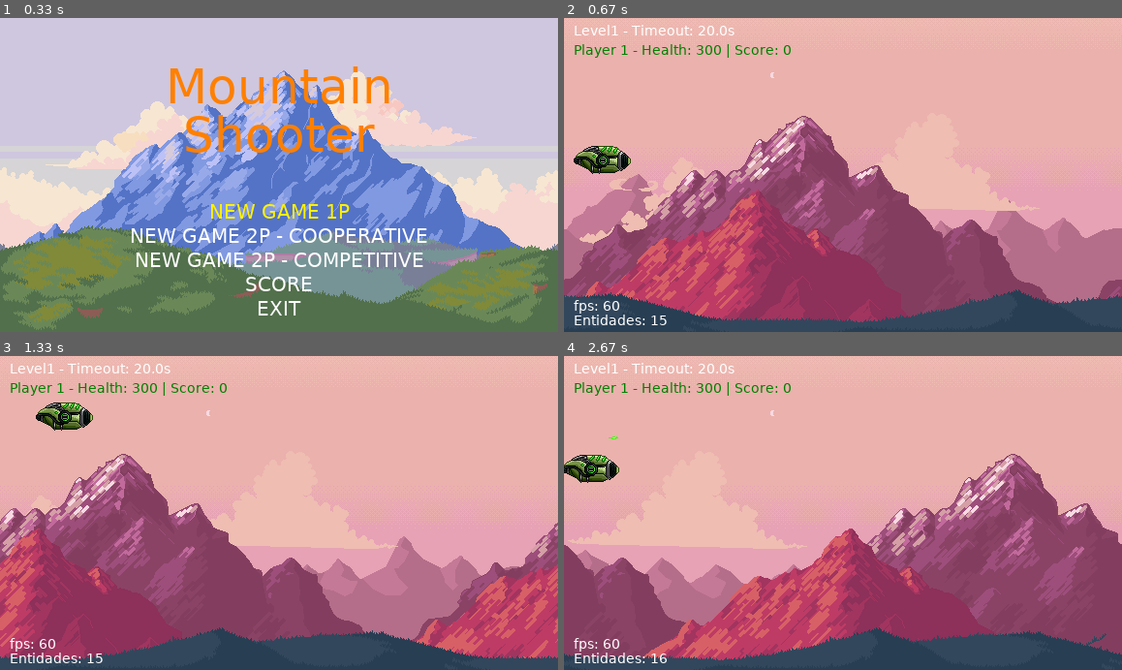
Above: before the commit, frames 1-4 (two rows, left to right).
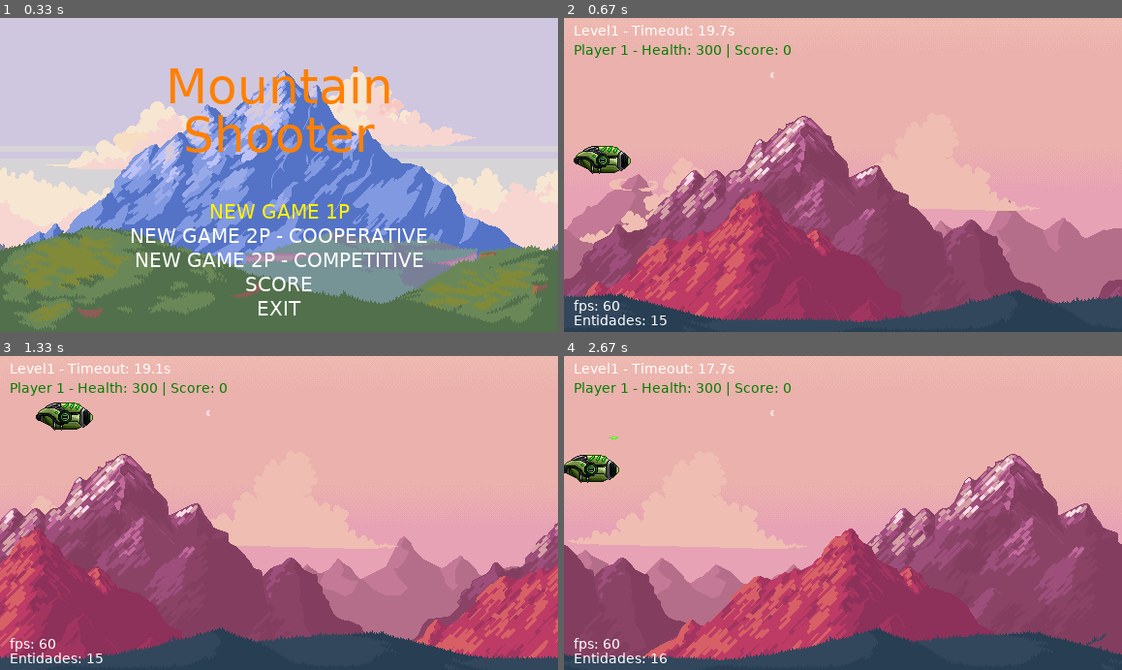
Above: after the commit, the same moments.

Repository: Rafaellincon2022/ProjetoPygame
Game: pygame game, started from main.py
The game is run twice, just before and just after one commit, with the same random seed, the same clock (stepped at 60 frames per second) and the same inputs.
Inputs:
- Up to frame 1 (0.33 s): no input
- Up to frame 2 (0.67 s): tap Enter at 0.33 s
- Up to frame 3 (1.33 s): hold Up 0.67-1.13 s; hold Right from 1.17 s (still down); tap Right Ctrl at 1.23 s
- Up to frame 4 (2.67 s): tap Right Ctrl at 1.53, 1.73, 2.03, 2.3, 2.63 s; release Right at 1.63 s; hold Left 1.67-2.2 s; hold Down 2.23-2.53 s; hold Left from 2.57 s (still down)

Frame 1 is identical in both runs. In frame 2, less than 0.1% of the frame differs, in the area x 24-30%, y 2-6%; in frame 3, less than 0.1%; in frame 4, less than 0.1%.

Commit message:
Implementação do Level 2

Diff:
--- a/code/const.py
+++ b/code/const.py
@@ -56,6 +56,8 @@
 
 EVENT_ENEMY = pygame.USEREVENT + 1
 
+EVENT_TIMEOUT = pygame.USEREVENT + 2
+
 ENTITY_SPEED = {
     'Level1Bg0': 0,
     'Level1Bg1': 1,
@@ -64,6 +66,11 @@
     'Level1Bg4': 4,
     'Level1Bg5': 5,
     'Level1Bg6': 6,
+    'Level2Bg0': 0,
+    'Level2Bg1': 1,
+    'Level2Bg2': 2,
+    'Level2Bg3': 3,
+    'Level2Bg4': 4,
     'Player1': 3,
     'Player1Shot': 1,
     'Player2': 3,
@@ -126,6 +133,10 @@
 # Constantes que iniciam com S
 SPAWN_TIMER = 4000
 
+# Constantes que iniciam com T
+TIMEOUT_STEP = 100
+TIMEOUT_LEVEL = 20000
+
 # Constantes que iniciam com W
 WINDOW_WIDTH = 576
 WINDOW_HEIGHT = 324
--- a/code/entity_Factory.py
+++ b/code/entity_Factory.py
@@ -16,11 +16,22 @@
         match entity_name:
             case 'Level1Bg':
                 list_bg = []
+                # Laço referente às 7 imagens do level 1
                 for i in range(7):
                     # Precisamos inserir 7 imagens inicialmente
                     list_bg.append(Background(f'Level1Bg{i}', (0,0)))
                     # Inserimos + 7 totalizando 14. Dessa forma, as 7 primeiras acabam e inicia as próximas 7
                     list_bg.append(Background(f'Level1Bg{i}', (WINDOW_WIDTH, 0)))
+                return list_bg
+
+            case 'Level2Bg':
+                list_bg = []
+                # Laço referente às 5 imagens do level 2
+                for i in range(5):
+                    # Precisamos inserir 5 imagens inicialmente do level 2
+                    list_bg.append(Background(f'Level2Bg{i}', (0, 0)))
+                    # Inserimos + 5 totalizando 10. Dessa forma, as 5 primeiras acabam e inicia as próximas 5
+                    list_bg.append(Background(f'Level2Bg{i}', (WINDOW_WIDTH, 0)))
                 return list_bg
 
             # Implementação do jogador 1 e a posição inicial no jogo
--- a/code/game.py
+++ b/code/game.py
@@ -25,8 +25,21 @@
 
             # Se as opções de menu forem uma das jogáveis, executa o LEVEL.RUN()
             if menu_return in [MENU_OPTION[0], MENU_OPTION[1], MENU_OPTION[2]]:
-                level = Level(self.window, 'Level1', menu_return)
-                level_return = level.run()
+                # Criamos uma variável que irá armazenar a pontuação dos jogadores
+                player_score = [0, 0]
+                # Chama o Level 1 em tela
+                level = Level(self.window, 'Level1', menu_return, player_score)
+                # Armamzena o retorno do level
+                level_return = level.run(player_score)
+
+                # Se o retorno for True
+                if level_return:
+                    # Chamamos o Level 2 em tela
+                    level = Level(self.window, 'Level2', menu_return, player_score)
+                    # Armamzena o retorno do level
+                    level_return = level.run(player_score)
+
+
 
             elif menu_return == MENU_OPTION[4]:
                 pygame.quit()
--- a/code/level.py
+++ b/code/level.py
@@ -6,7 +6,8 @@
 import pygame.display
 from pygame import Surface, Rect
 from pygame.font import Font
-from code.const import COLOR_WHITE, WINDOW_HEIGHT, MENU_OPTION, EVENT_ENEMY, SPAWN_TIMER, COLOR_GREEN, COLOR_CYAN
+from code.const import COLOR_WHITE, WINDOW_HEIGHT, MENU_OPTION, EVENT_ENEMY, SPAWN_TIMER, COLOR_GREEN, COLOR_CYAN, \
+    EVENT_TIMEOUT, TIMEOUT_STEP, TIMEOUT_LEVEL
 from code.enemy import Enemy
 from code.entity import Entity
 from code.entity_Factory import Entity_Factory
@@ -15,8 +16,8 @@
 
 
 class Level:
-    def __init__(self, window, name, game_mode):
-        self.timeout = 20000  # 20 segundos
+    def __init__(self, window: Surface, name: str, game_mode: str, player_score: list[int]):
+        self.timeout = TIMEOUT_LEVEL  # 20 segundos
         self.window = window
         self.name = name
         self.game_mode = game_mode
@@ -24,18 +25,35 @@
         # Criamos uma lista vazia
         self.entity_list: list[Entity] = []
         # Instanciamos a lista com todos os objetos inseridos na fábrica
-        self.entity_list.extend(Entity_Factory.get_entity('Level1Bg'))
+        self.entity_list.extend(Entity_Factory.get_entity(self.name + 'Bg'))
         # Instanciamos tudo o que irá ser carregado junto com nosso level - nave do jogador
-        self.entity_list.append(Entity_Factory.get_entity('Player1'))
+        # self.entity_list.append(Entity_Factory.get_entity('Player1'))
+
+        # Criamos uma variável para armazenar o jogador 1
+        player = Entity_Factory.get_entity('Player1')
+        # A variável utiliza o método score para receber a pontuação do jogador 1 (posição 0)
+        player.score = player_score[0]
+        # Agora nós fazemos o append da lista
+        self.entity_list.append(player)
 
         # Verificamos o MODO DE JOGO para criarmos as naves do jogador 2
         if game_mode in [MENU_OPTION[1], MENU_OPTION[2]]:
-            self.entity_list.append(Entity_Factory.get_entity('Player2'))
+            # self.entity_list.append(Entity_Factory.get_entity('Player2'))
+
+            # Criamos uma variável para armazenar o jogador 1
+            player = Entity_Factory.get_entity('Player2')
+            # A variável utiliza o método score para receber a pontuação do jogador 2 (posição 1)
+            player.score = player_score[1]
+            # Agora nós fazemos o append da lista
+            self.entity_list.append(player)
 
         # Definindo que os inimigos irão aparecer em tela a cada 2 segundos
         pygame.time.set_timer(EVENT_ENEMY, SPAWN_TIMER)
 
-    def run(self):
+        # Evento para identificar a vitória do jogador e finalização do level
+        pygame.time.set_timer(EVENT_TIMEOUT, TIMEOUT_STEP)
+
+    def run(self, player_score: list[int]):
         # Carregamos uma música para o level 1
         pygame.mixer_music.load(f'./assets/{self.name}.mp3')
         # A música será tocada indefinidamente -1
@@ -77,6 +95,34 @@
                     choice = random.choice(('Enemy1', 'Enemy2'))
                     self.entity_list.append(Entity_Factory.get_entity(choice))
 
+                # Evento para checar se é do tipo TIMEOUT
+                if event.type == EVENT_TIMEOUT:
+                    # Retira a quantidade (STEP) do timeout definido
+                    self.timeout -= TIMEOUT_STEP
+                    # Quando o timeout chega em 0, retorna TRUE
+                    if self.timeout == 0:
+                        # Aqui nós varremos as entidades da lista
+                        for entity in self.entity_list:
+                            # Se existir o P1, atualizamos o score
+                            if isinstance(entity, Player) and entity.name == 'Player1':
+                                player_score[0] = entity.score
+                            # Se existir o P2, atualizamos o score
+                            if isinstance(entity, Player) and entity.name == 'Player2':
+                                player_score[1] = entity.score
+                        return True
+
+                # Busca jogador
+                found_player = False
+                # Verifica se o player existe
+                for entity in self.entity_list:
+                    # Se existe uma instância de Player (pode ser P1 ou P2)
+                    if isinstance(entity, Player):
+                        found_player = True
+
+                # Se o jogador não for encontrado, retorna False
+                if not found_player:
+                    return False
+
             # Mostra o tempo de duração da fase
             self.level_text(14, f'{self.name} - Timeout: {self.timeout / 1000:.1f}s', COLOR_WHITE, (10, 5))
             # Mostra o FPS em tela
